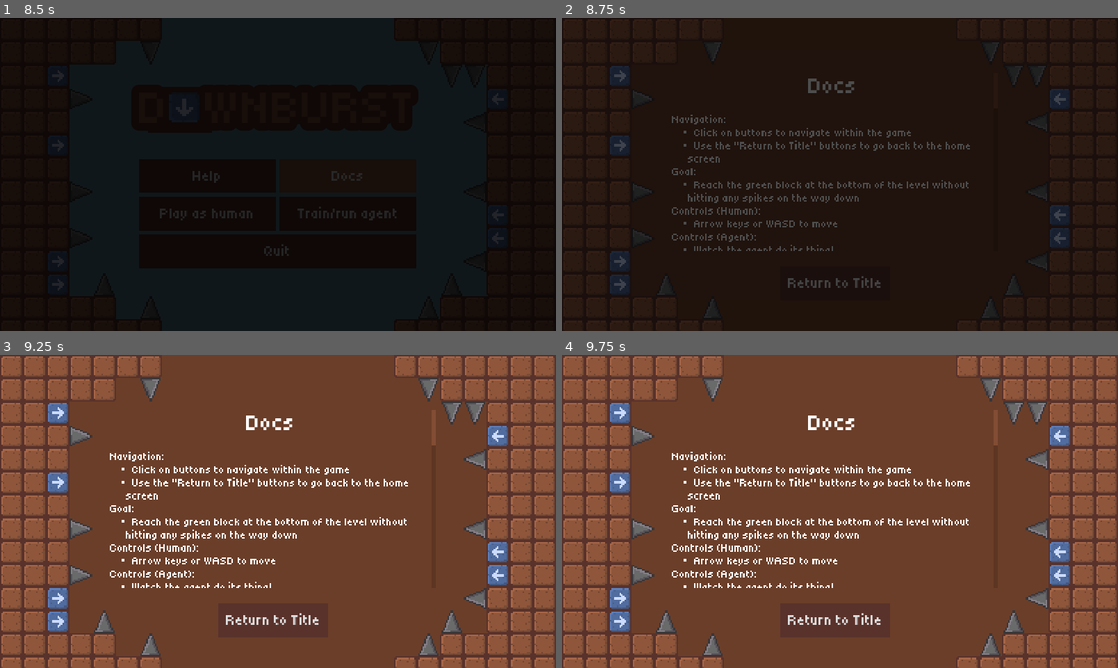
Above: before the commit, frames 1-4 (two rows, left to right).
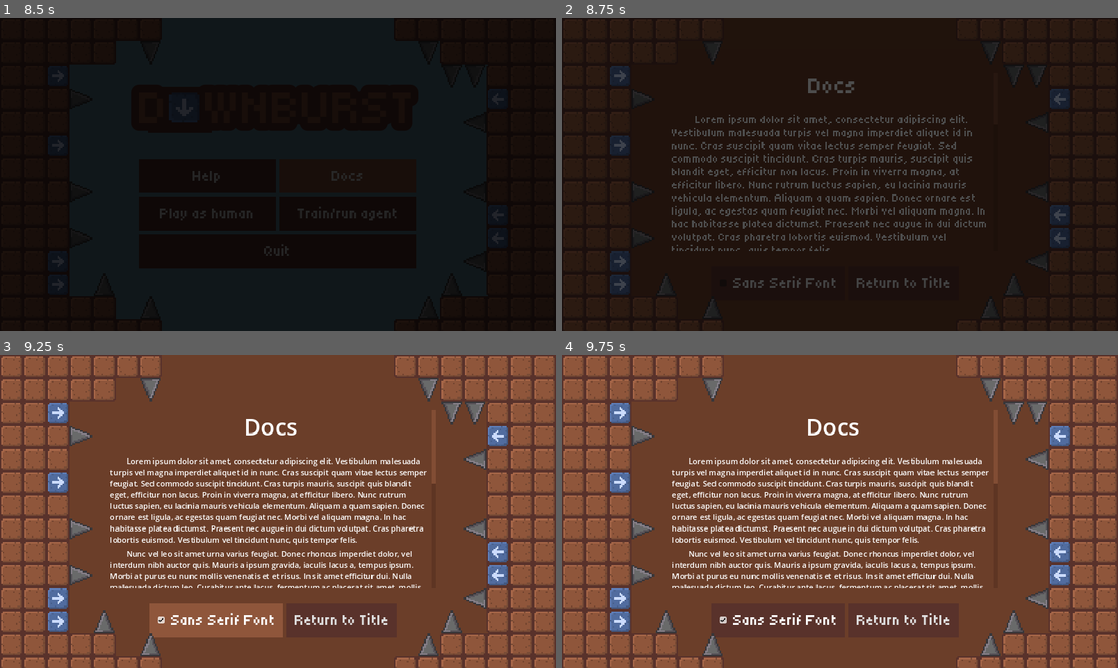
Above: after the commit, the same moments.

Repository: SeaRaptor21/game-agent-2025
Game: Godot game, scene res://scenes/title.tscn
The game is run twice, just before and just after one commit, with the same random seed, the same clock (stepped at 60 frames per second) and the same inputs.
Inputs (mouse positions are in pixels of both pictures, inside the frame that each line leads up to):
- Up to frame 1 (8.5 s): click "Play as human" at 0.5 s; click "Return to Title" at 1.25 s; click "Play as human" at 2 s; click "Play as Human" at 2.75 s; hold Right (right) 3.53-5.03 s; tap Enter at 5 s; hold Left (left) 5.03-5.78 s; hold Right (right) 5.78-6.5 s; click "Return to Title" at 6.5 s; hold Right (right) 7.28-8 s; click "Docs" at 8 s
- Up to frame 2 (8.75 s): no input
- Up to frame 3 (9.25 s): click (216, 621) at 8.75 s, where only the run after the commit has a clickable "Sans Serif Font"
- Up to frame 4 (9.75 s): click "Train/run agent" at 9.5 s

Frame 1 is identical in both runs. In frame 2, 5.5% of the frame differs, in the area x 19-77%, y 30-87%; in frame 3, 10%, in the area x 19-79%, y 19-91%; in frame 4, 8.0%.

Commit message:
Add option to toggle sans serif font for docs

Diff:
--- a/resources/theme.tres
+++ b/resources/theme.tres
@@ -12,6 +12,15 @@
 border_width_right = 16
 border_width_bottom = 16
 border_color = Color(0.560784, 0.337255, 0.231373, 1)
+shadow_color = Color(0, 0, 0, 0.439216)
+
+[sub_resource type="StyleBoxFlat" id="StyleBoxFlat_moni6"]
+bg_color = Color(0.65098, 0.4, 0.282353, 1)
+border_width_left = 16
+border_width_top = 16
+border_width_right = 16
+border_width_bottom = 16
+border_color = Color(0.65098, 0.4, 0.282353, 1)
 shadow_color = Color(0, 0, 0, 0.439216)
 
 [sub_resource type="StyleBoxFlat" id="StyleBoxFlat_7lt67"]
@@ -30,6 +39,23 @@
 border_width_bottom = 16
 border_color = Color(0.65098, 0.4, 0.282353, 1)
 shadow_color = Color(0, 0, 0, 0.439216)
+
+[sub_resource type="StyleBoxFlat" id="StyleBoxFlat_x4ueb"]
+bg_color = Color(0.560784, 0.337255, 0.231373, 1)
+border_width_left = 16
+border_width_top = 16
+border_width_right = 16
+border_width_bottom = 16
+border_color = Color(0.560784, 0.337255, 0.231373, 1)
+shadow_color = Color(0, 0, 0, 0.439216)
+
+[sub_resource type="StyleBoxFlat" id="StyleBoxFlat_4l6hx"]
+bg_color = Color(0.34902, 0.196078, 0.168627, 1)
+border_width_left = 16
+border_width_top = 16
+border_width_right = 16
+border_width_bottom = 16
+border_color = Color(0.34902, 0.196078, 0.168627, 1)
 
 [sub_resource type="StyleBoxEmpty" id="StyleBoxEmpty_algrt"]
 
@@ -70,8 +96,11 @@
 Button/styles/disabled = null
 Button/styles/focus = SubResource("StyleBoxFlat_3p7f3")
 Button/styles/hover = SubResource("StyleBoxFlat_nic68")
+Button/styles/hover_pressed = SubResource("StyleBoxFlat_moni6")
 Button/styles/normal = SubResource("StyleBoxFlat_7lt67")
 Button/styles/pressed = SubResource("StyleBoxFlat_3qrdc")
+CheckBox/styles/hover_pressed = SubResource("StyleBoxFlat_x4ueb")
+CheckBox/styles/pressed = SubResource("StyleBoxFlat_4l6hx")
 LineEdit/font_sizes/font_size = 16
 LineEdit/styles/focus = SubResource("StyleBoxEmpty_algrt")
 LineEdit/styles/normal = SubResource("StyleBoxFlat_7pb6y")
--- a/scenes/title.tscn
+++ b/scenes/title.tscn
@@ -249,48 +249,31 @@
 layout_mode = 2
 size_flags_horizontal = 3
 size_flags_vertical = 3
+theme_override_font_sizes/normal_font_size = 24
 bbcode_enabled = true
-text = "[font_size=24][font_size=48][center]Docs[/center][/font_size]
-
-Navigation:
-[ul]
-  Click on buttons to navigate within the game
-  Use the \"Return to Title\" buttons to go back to the home screen
-[/ul]
-Goal:
-[ul]
-  Reach the green block at the bottom of the level without hitting any spikes on the way down
-[/ul]
-Controls (Human):
-[ul]
-  Arrow keys or WASD to move
-[/ul]
-Controls (Agent):
-[ul]
-  Watch the agent do its thing!
-[/ul]
-Expected Results:
-[ul]
-  The human player will be able to complete the level but should fee challenged
-  The agent should be able to complete the level every time it's run when fully trained
-[/ul]
-
-
-Lorem ipsum dolor sit amet, consectetur adipiscing elit. Vestibulum malesuada turpis vel magna imperdiet aliquet id in nunc. Cras suscipit quam vitae lectus semper feugiat. Sed commodo suscipit tincidunt. Cras turpis mauris, suscipit quis blandit eget, efficitur non lacus. Proin in viverra magna, at efficitur libero. Nunc rutrum luctus sapien, eu lacinia mauris vehicula elementum. Aliquam a quam sapien. Donec ornare est ligula, ac egestas quam feugiat nec. Morbi vel aliquam magna. In hac habitasse platea dictumst. Praesent nec augue in dui dictum volutpat. Cras pharetra lobortis euismod. Vestibulum vel tincidunt nunc, quis tempor felis.
-
-Nunc vel leo sit amet urna varius feugiat. Donec rhoncus imperdiet dolor, vel interdum nibh auctor quis. Mauris a ipsum gravida, iaculis lacus a, tempus ipsum. Morbi at purus eu nunc mollis venenatis et et risus. In sit amet efficitur dui. Nulla malesuada dictum leo. Curabitur ante lacus, fermentum ac placerat sit amet, mollis sed justo.
-
-Nam interdum nisi ut turpis ultricies volutpat. Proin quis hendrerit neque. Vivamus condimentum augue at arcu varius sollicitudin. Fusce congue est vel quam ornare molestie. Phasellus sagittis arcu nisl, sed varius sem pretium in. Cras laoreet facilisis lacinia. Aenean neque odio, dignissim eget velit in, tincidunt lobortis dolor. Sed sed hendrerit velit. Nunc in sem risus.
-
-Quisque consectetur ornare malesuada. Orci varius natoque penatibus et magnis dis parturient montes, nascetur ridiculus mus. Sed ac dui semper, dictum lacus eu, eleifend ante. Donec at fringilla erat. Nunc in maximus arcu. Etiam pellentesque ac nisl non facilisis. Mauris pretium porta nulla, in posuere nisl feugiat eget. Cras ut venenatis dolor. Aenean maximus eget lectus nec mollis.
-
-Nullam vitae congue augue. Aliquam facilisis lectus vehicula neque pretium fermentum. Mauris accumsan lectus sed tortor luctus bibendum. Mauris congue, sapien id venenatis elementum, massa ipsum dictum urna, vitae mollis libero sapien id orci. Sed congue mauris vel leo luctus, nec volutpat enim lacinia. Praesent finibus nunc et suscipit fringilla. Nullam porta purus enim, a elementum nisi dictum sed. Maecenas eu elit in turpis iaculis pretium. Curabitur scelerisque purus vel placerat consequat. Nulla mattis et mi id egestas. Nullam vitae dapibus mauris. Pellentesque at ante felis. Morbi tempus bibendum tellus in interdum. Curabitur fringilla, justo at mollis egestas, sem nisl mollis nulla, sed tincidunt ex erat non nibh. Nunc pretium elit nec nisl tristique bibendum.
-[/font_size]"
+text = "[font_size=48][center]Docs[/center][/font_size]
+
+        Lorem ipsum dolor sit amet, consectetur adipiscing elit. Vestibulum malesuada turpis vel magna imperdiet aliquet id in nunc. Cras suscipit quam vitae lectus semper feugiat. Sed commodo suscipit tincidunt. Cras turpis mauris, suscipit quis blandit eget, efficitur non lacus. Proin in viverra magna, at efficitur libero. Nunc rutrum luctus sapien, eu lacinia mauris vehicula elementum. Aliquam a quam sapien. Donec ornare est ligula, ac egestas quam feugiat nec. Morbi vel aliquam magna. In hac habitasse platea dictumst. Praesent nec augue in dui dictum volutpat. Cras pharetra lobortis euismod. Vestibulum vel tincidunt nunc, quis tempor felis.
+        Nunc vel leo sit amet urna varius feugiat. Donec rhoncus imperdiet dolor, vel interdum nibh auctor quis. Mauris a ipsum gravida, iaculis lacus a, tempus ipsum. Morbi at purus eu nunc mollis venenatis et et risus. In sit amet efficitur dui. Nulla malesuada dictum leo. Curabitur ante lacus, fermentum ac placerat sit amet, mollis sed justo.
+        Nam interdum nisi ut turpis ultricies volutpat. Proin quis hendrerit neque. Vivamus condimentum augue at arcu varius sollicitudin. Fusce congue est vel quam ornare molestie. Phasellus sagittis arcu nisl, sed varius sem pretium in. Cras laoreet facilisis lacinia. Aenean neque odio, dignissim eget velit in, tincidunt lobortis dolor. Sed sed hendrerit velit. Nunc in sem risus.
+        Quisque consectetur ornare malesuada. Orci varius natoque penatibus et magnis dis parturient montes, nascetur ridiculus mus. Sed ac dui semper, dictum lacus eu, eleifend ante. Donec at fringilla erat. Nunc in maximus arcu. Etiam pellentesque ac nisl non facilisis. Mauris pretium porta nulla, in posuere nisl feugiat eget. Cras ut venenatis dolor. Aenean maximus eget lectus nec mollis.
+        Nullam vitae congue augue. Aliquam facilisis lectus vehicula neque pretium fermentum. Mauris accumsan lectus sed tortor luctus bibendum. Mauris congue, sapien id venenatis elementum, massa ipsum dictum urna, vitae mollis libero sapien id orci. Sed congue mauris vel leo luctus, nec volutpat enim lacinia. Praesent finibus nunc et suscipit fringilla. Nullam porta purus enim, a elementum nisi dictum sed. Maecenas eu elit in turpis iaculis pretium. Curabitur scelerisque purus vel placerat consequat. Nulla mattis et mi id egestas. Nullam vitae dapibus mauris. Pellentesque at ante felis. Morbi tempus bibendum tellus in interdum. Curabitur fringilla, justo at mollis egestas, sem nisl mollis nulla, sed tincidunt ex erat non nibh. Nunc pretium elit nec nisl tristique bibendum."
 fit_content = true
 
-[node name="Return" type="Button" parent="Docs/MarginContainer/VBoxContainer"]
-layout_mode = 2
-size_flags_horizontal = 4
+[node name="HBoxContainer" type="HBoxContainer" parent="Docs/MarginContainer/VBoxContainer"]
+layout_mode = 2
+size_flags_horizontal = 4
+theme_override_constants/separation = 8
+
+[node name="SansSerif" type="CheckBox" parent="Docs/MarginContainer/VBoxContainer/HBoxContainer"]
+layout_mode = 2
+size_flags_horizontal = 10
+text = " Sans Serif Font"
+
+[node name="Return" type="Button" parent="Docs/MarginContainer/VBoxContainer/HBoxContainer"]
+layout_mode = 2
+size_flags_horizontal = 2
+size_flags_vertical = 4
 text = "Return to Title"
 
 [node name="Human" type="PanelContainer" parent="."]
@@ -512,7 +495,8 @@
 [connection signal="pressed" from="CenterContainer/VBoxContainer/VBoxContainer/HBoxContainer2/Agent" to="." method="_on_agent_pressed"]
 [connection signal="pressed" from="CenterContainer/VBoxContainer/VBoxContainer/Quit" to="." method="_on_quit_pressed"]
 [connection signal="pressed" from="Help/MarginContainer/VBoxContainer/Return" to="." method="_on_return_pressed"]
-[connection signal="pressed" from="Docs/MarginContainer/VBoxContainer/Return" to="." method="_on_return_pressed"]
+[connection signal="toggled" from="Docs/MarginContainer/VBoxContainer/HBoxContainer/SansSerif" to="." method="_on_sans_serif_toggled"]
+[connection signal="pressed" from="Docs/MarginContainer/VBoxContainer/HBoxContainer/Return" to="." method="_on_return_pressed"]
 [connection signal="pressed" from="Human/MarginContainer/VBoxContainer/HBoxContainer/PlayHuman" to="." method="_on_play_human_pressed"]
 [connection signal="pressed" from="Human/MarginContainer/VBoxContainer/HBoxContainer/Return" to="." method="_on_return_pressed"]
 [connection signal="pressed" from="Agent/MarginContainer/VBoxContainer/HBoxContainer/TrainAgent" to="." method="_on_train_agent_screen_pressed"]
--- a/scripts/title.gd
+++ b/scripts/title.gd
@@ -77,6 +77,22 @@
 	$Train.visible = false
 	$FadeToBlack.play("fade_in") # Fade in
 
+func _on_sans_serif_toggled(toggled_on: bool) -> void:
+	# Allow the user to toggle a sans serif font for the docs, rather than
+	# the standard pixel font. This can make the docs easier to read, and since
+	# the docs are somewhat lengthy, that's definitely useful.
+	var label = $Docs/MarginContainer/VBoxContainer/ScrollContainer/RichTextLabel
+	if toggled_on:
+		# Give it a sans serif font and reset the font size
+		# Empty system font = font default = sans serif
+		label.add_theme_font_override("normal_font", SystemFont.new())
+		label.remove_theme_font_size_override("normal_font_size")
+	else:
+		# Remove the font override and give it a larger font
+		# The font used for this project is smaller in general than a normal font
+		label.remove_theme_font_override("normal_font")
+		label.add_theme_font_size_override("normal_font_size", 24)
+
 func _on_quit_pressed() -> void:
 	get_tree().quit() # Quit the game
 
Not shown: 1 places in resources/theme.tres that only renumber resources
